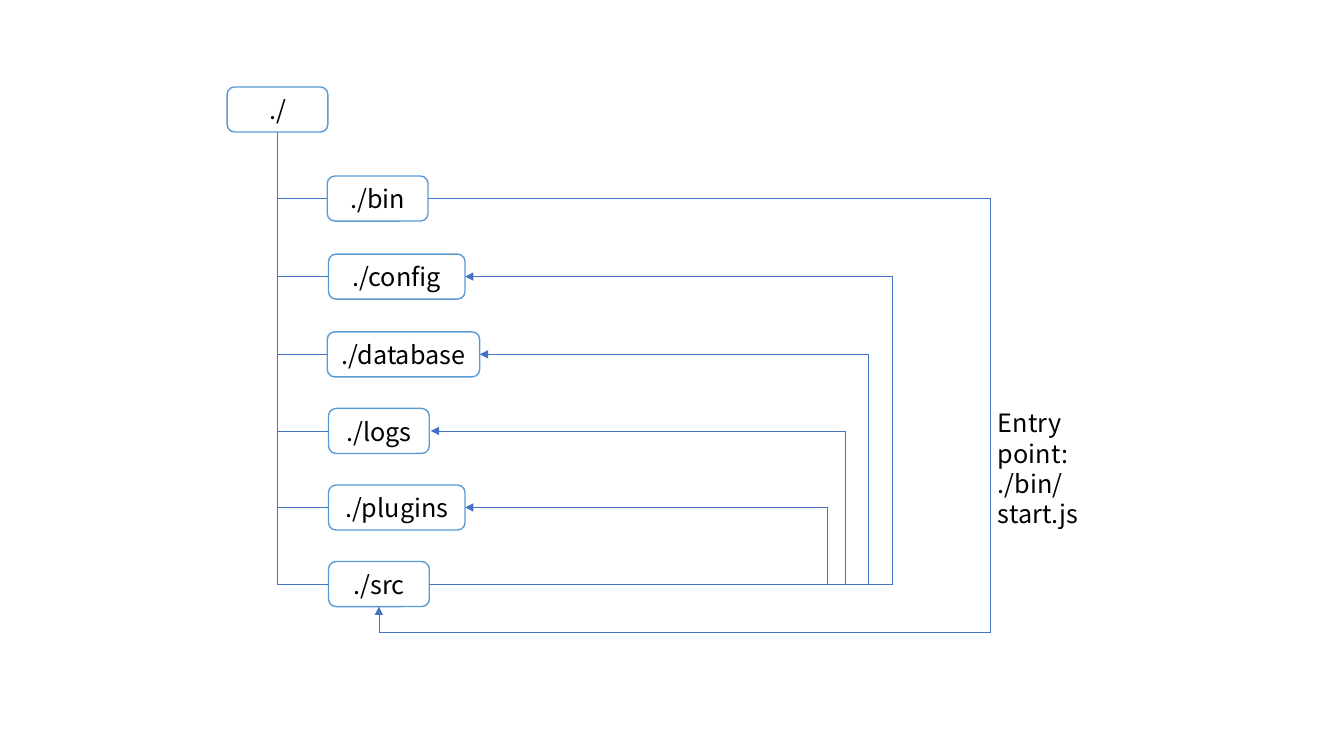
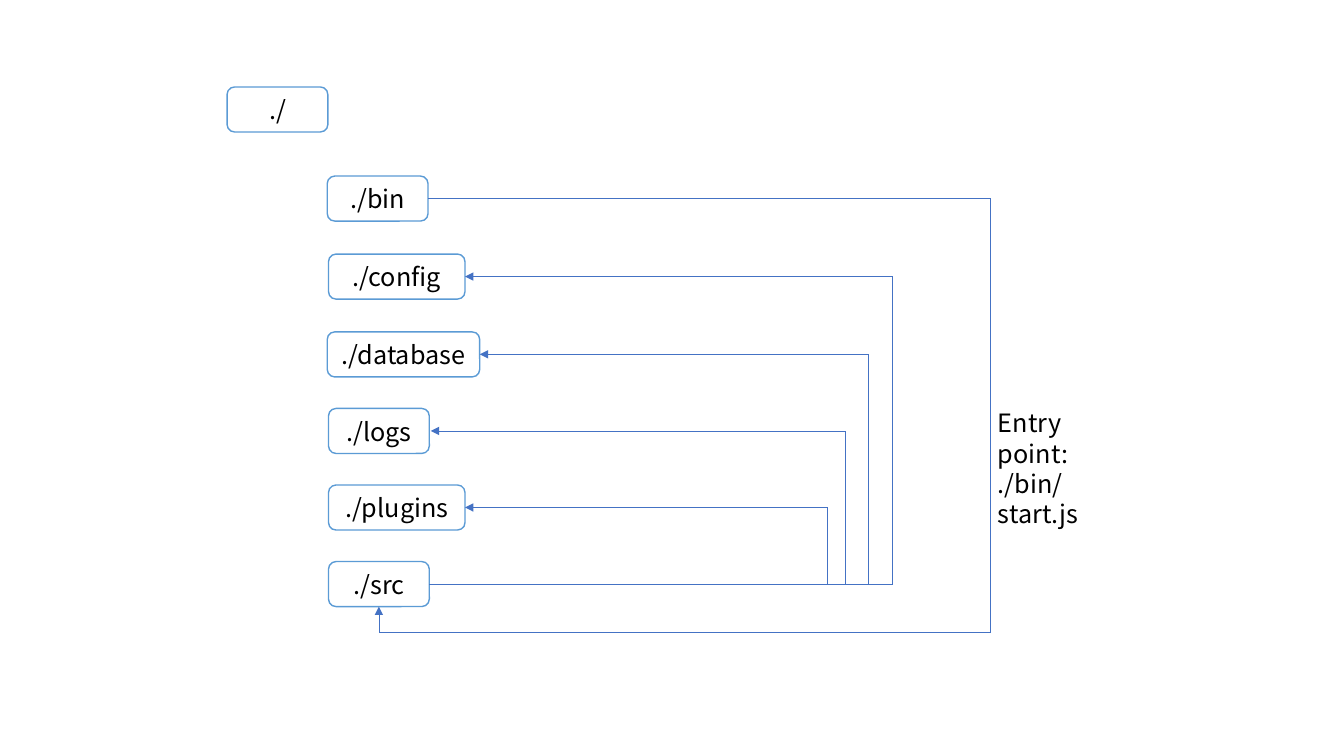
Before and after one commit to drowsy-probius/bookshelf, a slide deck: slide 1 of bookshelf.index.pptx. Drawn at 1344x756 pixels with LibreOffice and Linux fonts; fonts in the diff are those of the drawing. Boxes give left, top, right and bottom in pixels: in the first picture for what was removed or moved away, otherwise in the second. Text is boxed around its words. In the diff, an @@ line names an element or a change of style, - is before the commit and + after.

```diff
--- a/bookshelf.index.pptx
+++ b/bookshelf.index.pptx
@@ elbow line removed from (277, 132) to (329, 584) @@
@@ elbow line removed from (277, 132) to (329, 507) @@
@@ elbow line removed from (277, 132) to (329, 432) @@
@@ elbow line removed from (277, 132) to (328, 355) @@
@@ elbow line removed from (277, 132) to (329, 276) @@
@@ elbow line removed from (277, 132) to (328, 199) @@
```
Also in this commit, not shown: 1 other slide changed, 20 other files.
